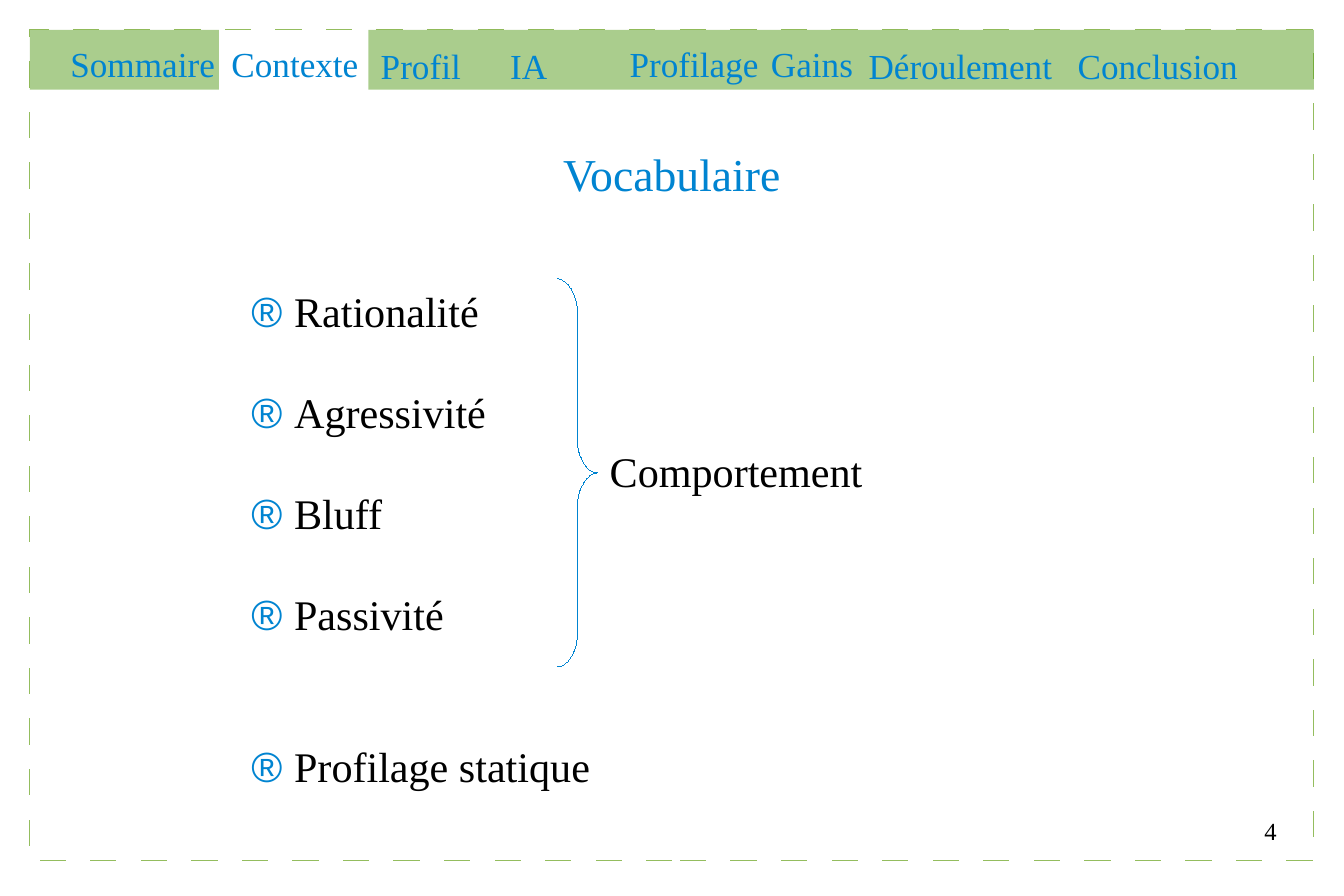
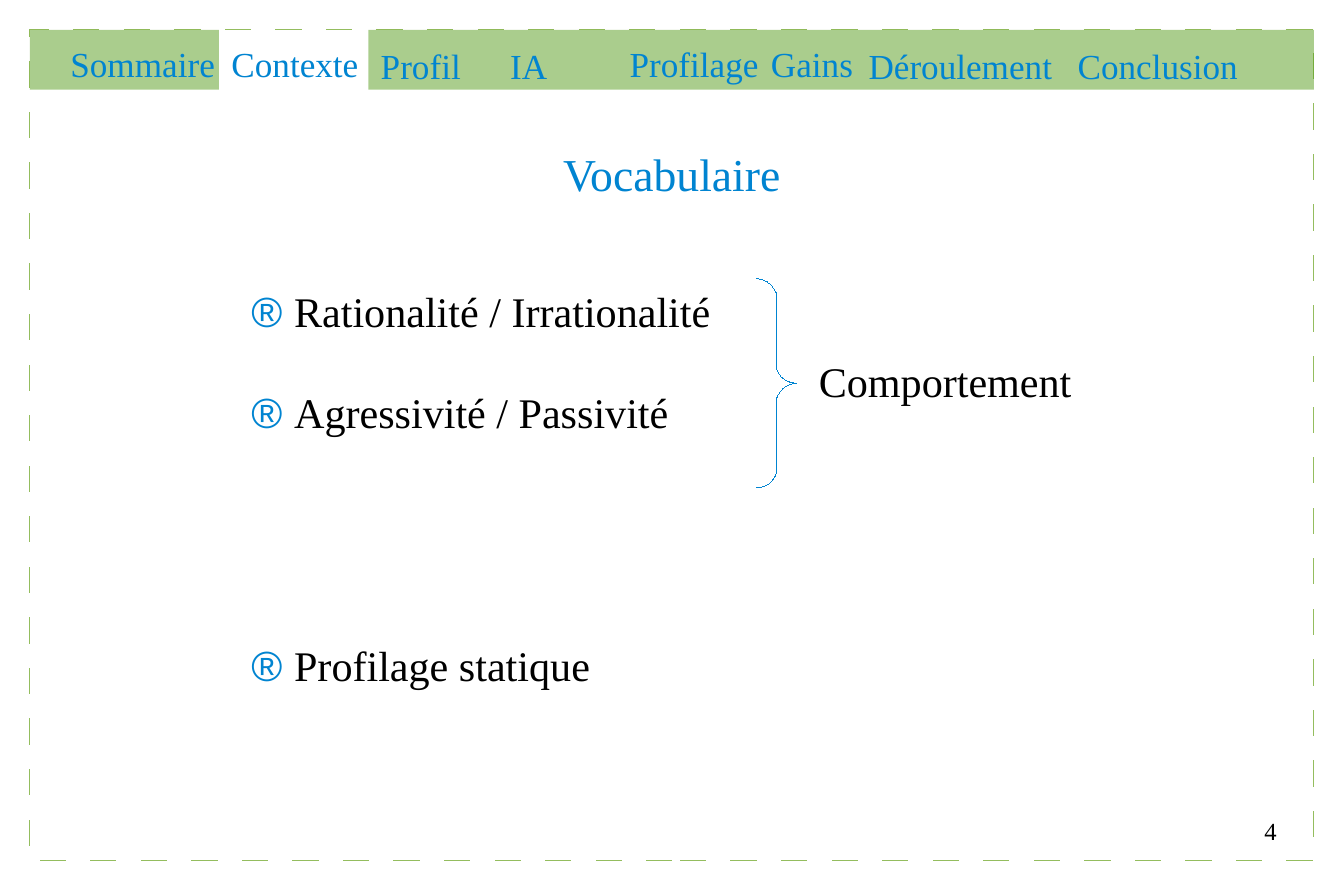
Before and after one commit to Gouga34/TERM1_Poker, a slide deck: slide 4 of Soutenance/presentation.odp. Drawn at 1344x896 pixels with LibreOffice and Linux fonts; fonts in the diff are those of the drawing. Boxes give left, top, right and bottom in pixels: in the first picture for what was removed or moved away, otherwise in the second. Text is boxed around its words. In the diff, an @@ line names an element or a change of style, - is before the commit and + after.

```diff
--- a/Soutenance/presentation.odp
+++ b/Soutenance/presentation.odp
@@ text at bbox=[294, 297, 711, 437]: text changed @@
-® Rationalité
-® Agressivité
-® Bluff
-® Passivité
+® Rationalité / Irrationalité
+® Agressivité / Passivité
@@ freeform shape: place and size @@
-freeform shape at bbox=[558, 278, 597, 666]
+freeform shape at bbox=[756, 278, 795, 487]
@@ text "Comportement": place and size @@
-text "Comportement" at bbox=[610, 459, 863, 496]
+text "Comportement" at bbox=[819, 369, 1072, 406]
```
Also in this commit, not shown: 10 other slides changed, 4 slides added, 1 slide removed, 8 other files.
